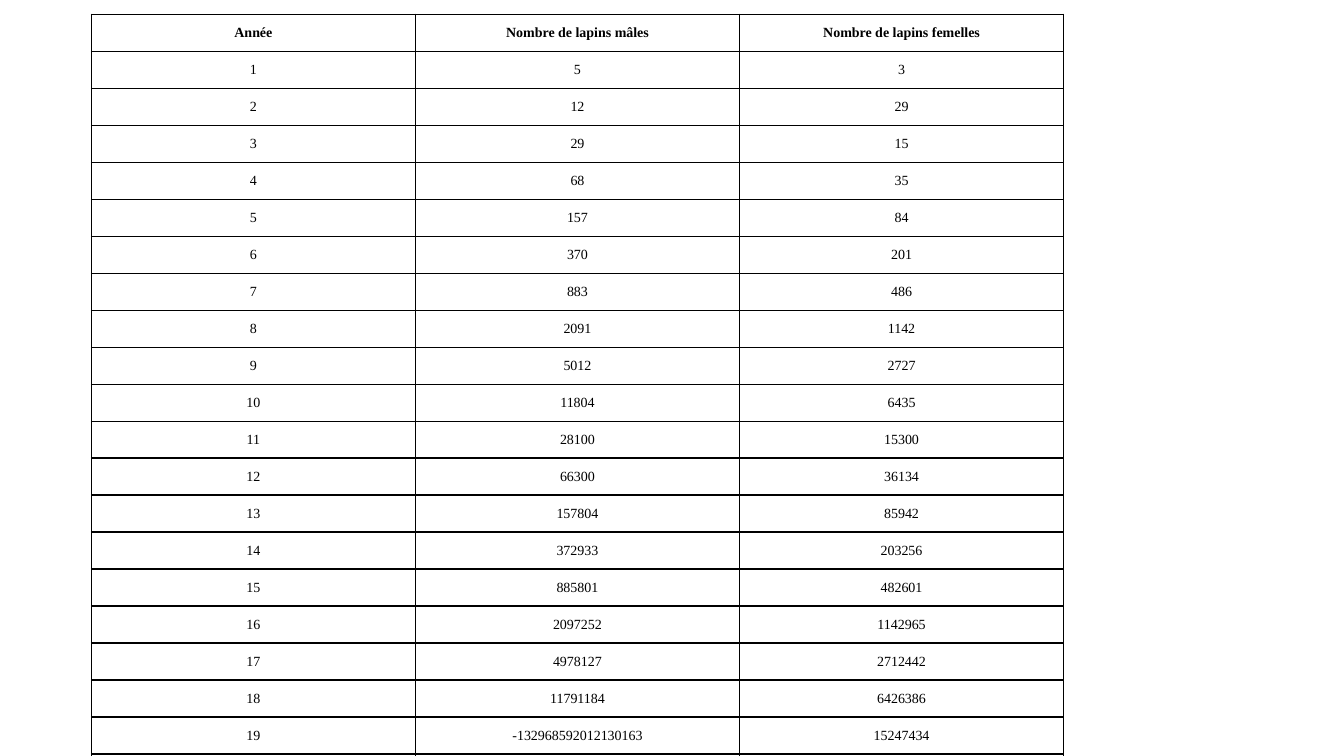
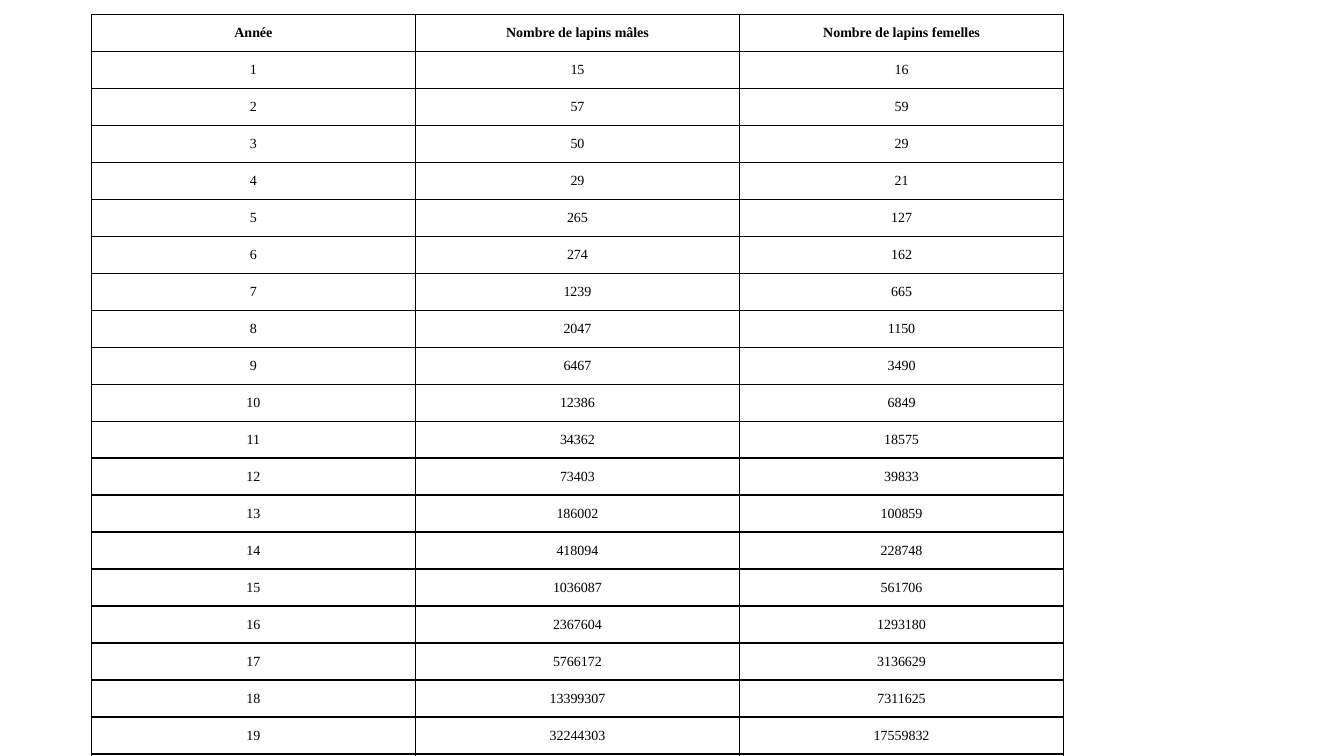
Before and after one commit to CestMerNeil/ISIMA_ZZ2, a slide deck: slide 4 of Simulation/TP4/Fiche/fig.pptx. Drawn at 1344x756 pixels with LibreOffice and Linux fonts; fonts in the diff are those of the drawing. Boxes give left, top, right and bottom in pixels: in the first picture for what was removed or moved away, otherwise in the second. Text is boxed around its words. In the diff, an @@ line names an element or a change of style, - is before the commit and + after.

```diff
--- a/Simulation/TP4/Fiche/fig.pptx
+++ b/Simulation/TP4/Fiche/fig.pptx
@@ table at (x1=92, y1=14, x2=1066, y2=756) @@
-row 2, column 2: 5
+row 2, column 2: 15
-row 2, column 3: 3
+row 2, column 3: 16
-row 3, column 2: 12
+row 3, column 2: 57
-row 3, column 3: 29
+row 3, column 3: 59
-row 4, column 2: 29
+row 4, column 2: 50
-row 4, column 3: 15
+row 4, column 3: 29
-row 5, column 2: 68
+row 5, column 2: 29
-row 5, column 3: 35
+row 5, column 3: 21
-row 6, column 2: 157
+row 6, column 2: 265
-row 6, column 3: 84
+row 6, column 3: 127
-row 7, column 2: 370
+row 7, column 2: 274
-row 7, column 3: 201
+row 7, column 3: 162
-row 8, column 2: 883
+row 8, column 2: 1239
-row 8, column 3: 486
+row 8, column 3: 665
-row 9, column 2: 2091
+row 9, column 2: 2047
-row 9, column 3: 1142
+row 9, column 3: 1150
-row 10, column 2: 5012
+row 10, column 2: 6467
-row 10, column 3: 2727
+row 10, column 3: 3490
-row 11, column 2: 11804
+row 11, column 2: 12386
-row 11, column 3: 6435
+row 11, column 3: 6849
-row 12, column 2: 28100
+row 12, column 2: 34362
-row 12, column 3: 15300
+row 12, column 3: 18575
-row 13, column 2: 66300
+row 13, column 2: 73403
-row 13, column 3: 36134
+row 13, column 3: 39833
-row 14, column 2: 157804
+row 14, column 2: 186002
-row 14, column 3: 85942
+row 14, column 3: 100859
-row 15, column 2: 372933
+row 15, column 2: 418094
-row 15, column 3: 203256
+row 15, column 3: 228748
-row 16, column 2: 885801
+row 16, column 2: 1036087
-row 16, column 3: 482601
+row 16, column 3: 561706
-row 17, column 2: 2097252
+row 17, column 2: 2367604
-row 17, column 3: 1142965
+row 17, column 3: 1293180
-row 18, column 2: 4978127
+row 18, column 2: 5766172
-row 18, column 3: 2712442
+row 18, column 3: 3136629
-row 19, column 2: 11791184
+row 19, column 2: 13399307
-row 19, column 3: 6426386
+row 19, column 3: 7311625
-row 20, column 2: -132968592012130163
+row 20, column 2: 32244303
-row 20, column 3: 15247434
+row 20, column 3: 17559832
-row 21, column 2: 70925009853343163
+row 21, column 2: 75631586
-row 21, column 3: 361565415501965
+row 21, column 3: 41242010
```
Also in this commit, not shown: 1 slide added, 19 other files.
